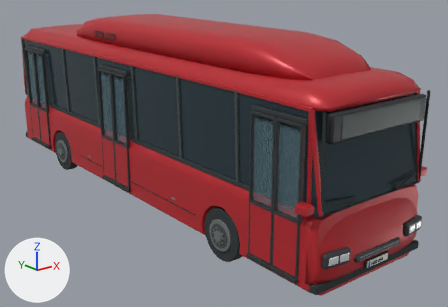
One commit to the Blender file source_blender/city_bus.blend: the scene before it, then after it.
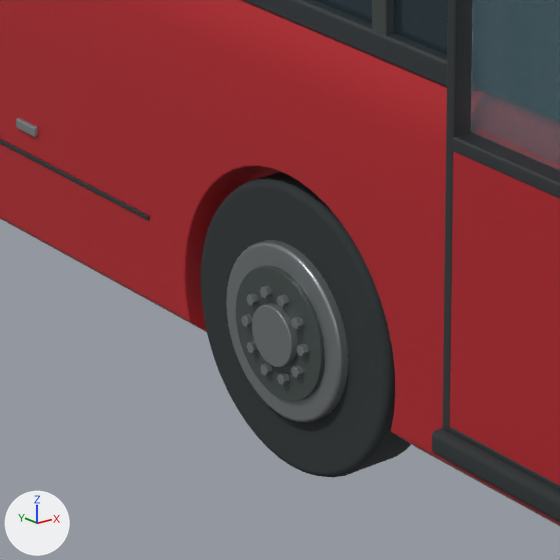
The first picture shows the older version from a camera (50 mm lens) standing at (-7.07, -10.52, 4.82) and looking at (0.62, -0.9, 0.98). The close-ups show the older and then the newer version on the part from 38% to 60% of the width and 57% to 90% of the height of that picture. Only the edits that show in the close-ups are written down. Arrows for +X, +Y and +Z are at lower left; the lights stay in place.

Objects in the first close-up: 'Cabin', 'Däck', 'Painted bodyshell', 'Passenger door cross rail.004', 'Passenger door lower panel.001', 'Passenger door sill', 'Passenger door tinted glazing.001', 'Passenger door upright.003', 'Pressed steel wheel', 'Raised hub cap', 'Wheel centre dish', 'Window sill graphite trim.001' and 14 more.
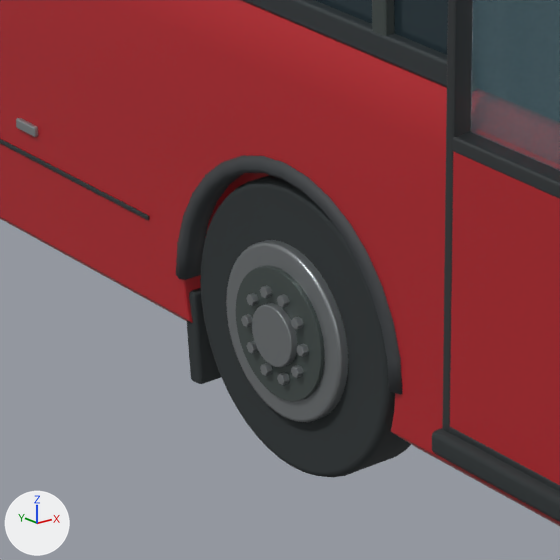
Where the change shows, as pixel boxes [x1, y1, x2, y2] in the close-ups (560 x 560 px):
```json
{"object": "Shaped wheel arch moulding", "change": "added", "after": [176, 155, 402, 395]}
{"object": "Wheel spray flap", "change": "added", "after": [187, 288, 221, 384]}
```

Edits to the scene script, one JSON object a line:
```json
{"op": "add", "block": "mat_tire_rubber_005", "code": ["mat_tire_rubber_005 = principled_material('Tire rubber.005')", "mat_tire_rubber_005.base_color = (0.025, 0.032, 0.034)  # dark grey #2c3234", "mat_tire_rubber_005.metallic = 0.02", "mat_tire_rubber_005.roughness = 0.87"]}
{"op": "add", "block": "mat_wheel_arch_textured_polymer", "code": ["mat_wheel_arch_textured_polymer = principled_material('Wheel arch textured polymer')", "mat_wheel_arch_textured_polymer.base_color = (0.046, 0.052, 0.057)  # dark grey #3d4044", "mat_wheel_arch_textured_polymer.metallic = 0.08", "mat_wheel_arch_textured_polymer.roughness = 0.69"]}
{"op": "add", "block": "me_kub_079", "code": ["me_kub_079 = bpy.data.meshes.new('Kub.079')", "me_kub_079.from_pydata(...)  # 96 vertices, 98 faces; spans x -0.13..0.13, y -0.029..0.029, z -0.152..0.152", "me_kub_079.materials.append(mat_tire_rubber_005)  # dark grey #2c3234"]}
{"op": "add", "block": "me_shaped_wheel_arch_moulding", "code": ["me_shaped_wheel_arch_moulding = bpy.data.meshes.new('Shaped wheel arch moulding')", "me_shaped_wheel_arch_moulding.from_pydata(...)  # 85 vertices, 82 faces; spans x -1.26..-1.185, y -3.663..-2.577, z 0.46..1.003", "me_shaped_wheel_arch_moulding.polygons.foreach_set('use_smooth', [True] * 82)", "me_shaped_wheel_arch_moulding.materials.append(mat_wheel_arch_textured_polymer)  # dark grey #3d4044"]}
{"op": "add", "block": "ob_wheel_spray_flap", "code": ["ob_wheel_spray_flap = bpy.data.objects.new('Wheel spray flap', me_kub_079)", "ob_wheel_spray_flap.parent = ob_city_bus", "ob_wheel_spray_flap.location = (-1.097, -2.63, 0.258)", "ob_wheel_spray_flap.rotation_euler = (-0.1, 0.0, 0.0)  # degrees (-5.7, 0, 0)"]}
{"op": "add", "block": "ob_shaped_wheel_arch_moulding", "code": ["ob_shaped_wheel_arch_moulding = bpy.data.objects.new('Shaped wheel arch moulding', me_shaped_wheel_arch_moulding)", "ob_shaped_wheel_arch_moulding.parent = ob_city_bus", "ob_shaped_wheel_arch_moulding.location = (0.0, 0.0, 0.0)"]}
```
